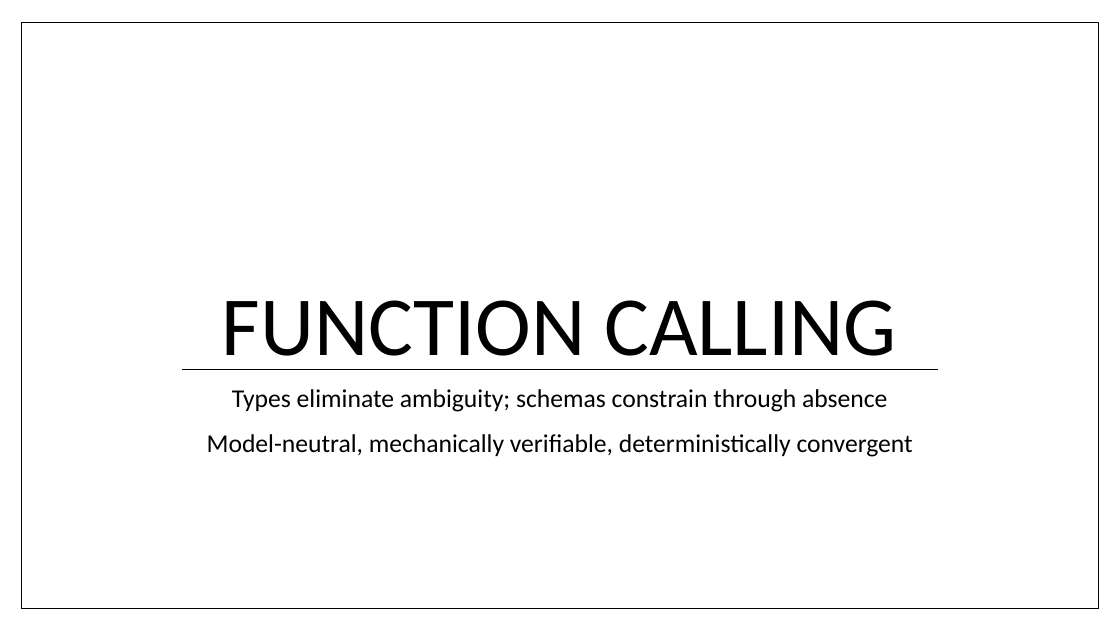
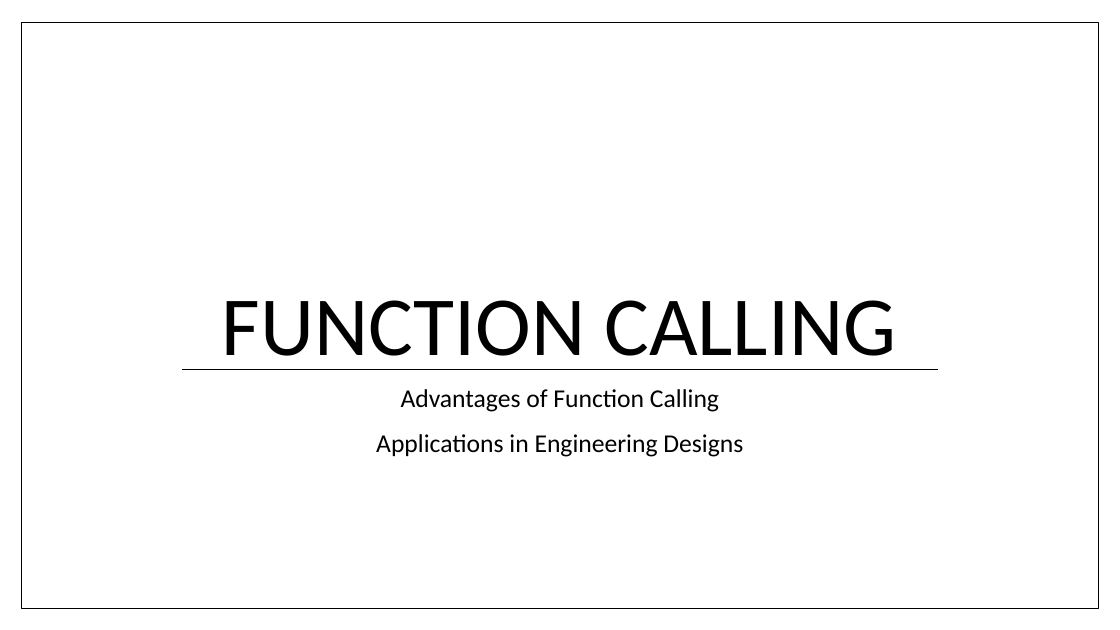
Before and after one commit to wrtnlabs/autobe, a slide deck: slide 35 of website/public/seminars/20260326-qwen-meetup-korea.pptx (slide 40 before the commit). Drawn at 1120x630 pixels with LibreOffice and Linux fonts; fonts in the diff are those of the drawing. Boxes give left, top, right and bottom in pixels: in the first picture for what was removed or moved away, otherwise in the second. Text is boxed around its words. In the diff, an @@ line names an element or a change of style, - is before the commit and + after.

```diff
--- a/website/public/seminars/20260326-qwen-meetup-korea.pptx
+++ b/website/public/seminars/20260326-qwen-meetup-korea.pptx
@@ text at box(376, 389, 743, 457): text changed @@
-Types eliminate ambiguity; schemas constrain through absence
-Model-neutral, mechanically verifiable, deterministically convergent
+Advantages of Function Calling
+Applications in Engineering Designs
```
Also in this commit, not shown: 6 other slides changed, 5 slides removed.
